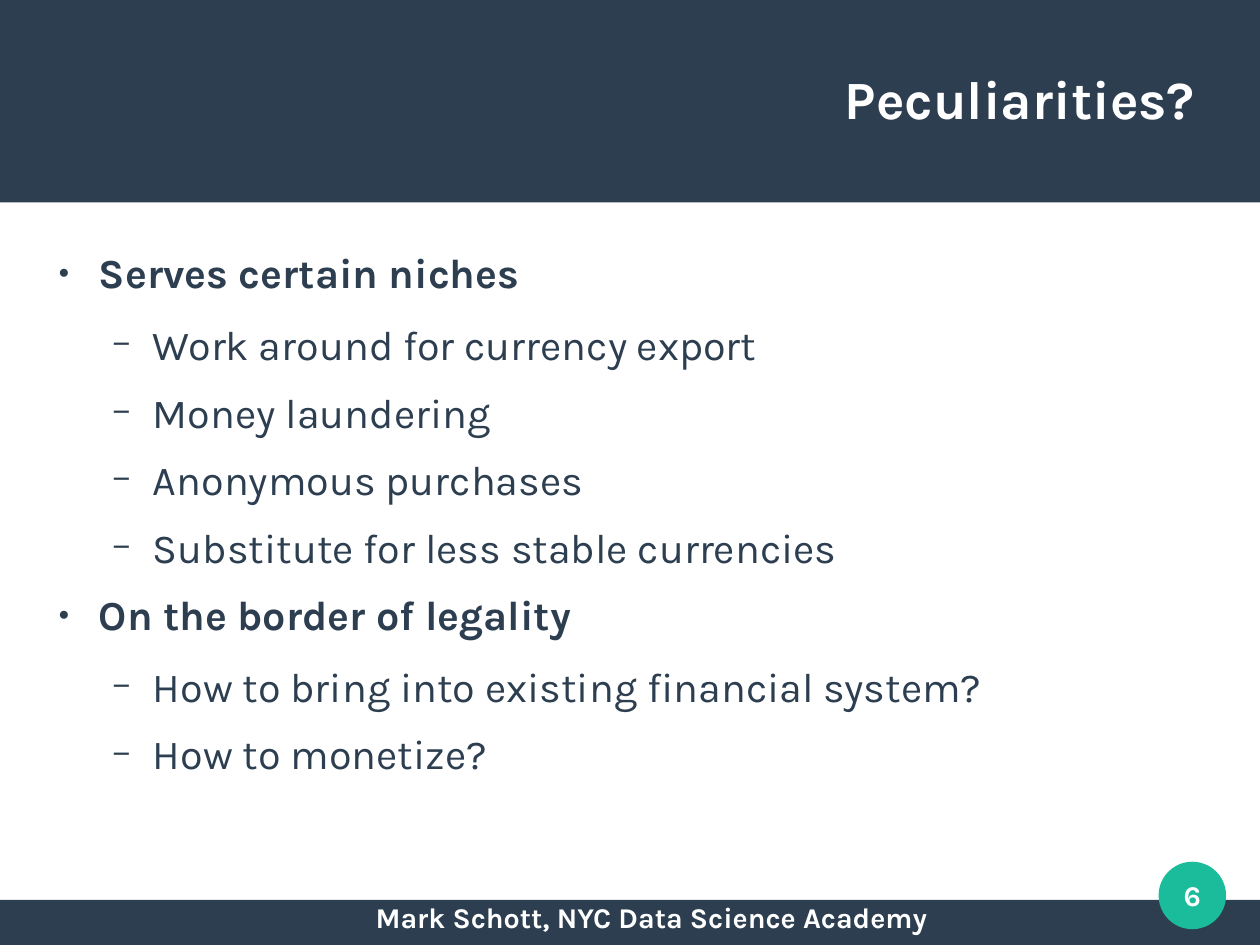
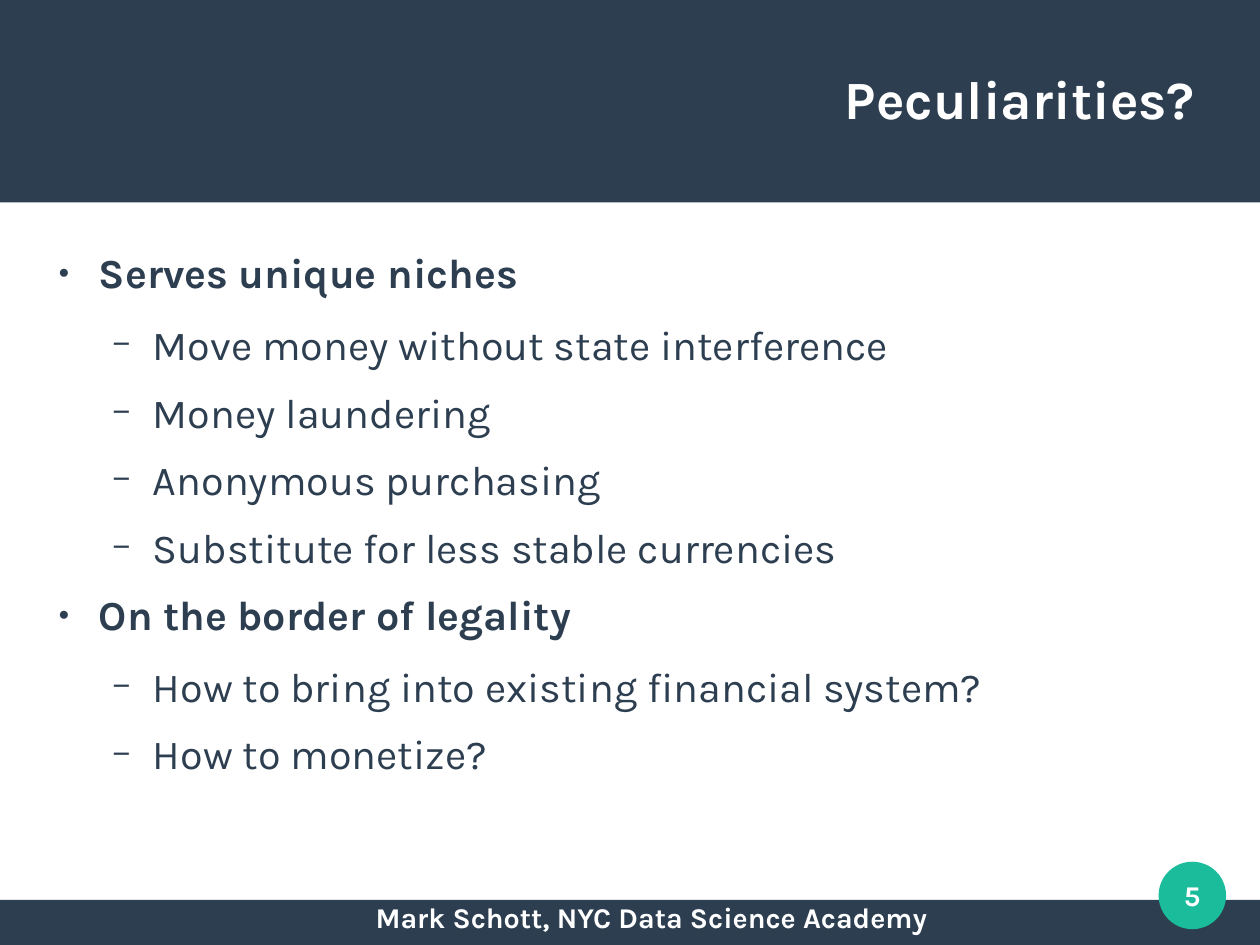
Before and after one commit to nycdatasci/bootcamp009_project, a slide deck: slide 5 of Project2-WebScraping/markschott/bitcoin/presentation/project2_mark_schott_prez.odp (slide 6 before the commit). Drawn at 1260x945 pixels with LibreOffice and Linux fonts; fonts in the diff are those of the drawing. Boxes give left, top, right and bottom in pixels: in the first picture for what was removed or moved away, otherwise in the second. Text is boxed around its words. In the diff, an @@ line names an element or a change of style, - is before the commit and + after.

```diff
--- a/Project2-WebScraping/markschott/bitcoin/presentation/project2_mark_schott_prez.odp
+++ b/Project2-WebScraping/markschott/bitcoin/presentation/project2_mark_schott_prez.odp
@@ text at [99,258,888,370]: text changed @@
-● Serves certain niches
-  − Work around for currency export
+● Serves unique niches
+  − Move money without state interference
@@ text at [153,466,601,505]: text changed @@
-  − Anonymous purchases
+  − Anonymous purchasing
@@ page number at [1184,887,1201,907]: text changed @@
-6
+5
```
Also in this commit, not shown: 11 other slides changed, 3 slides added, 1 slide removed, 45 other files.
